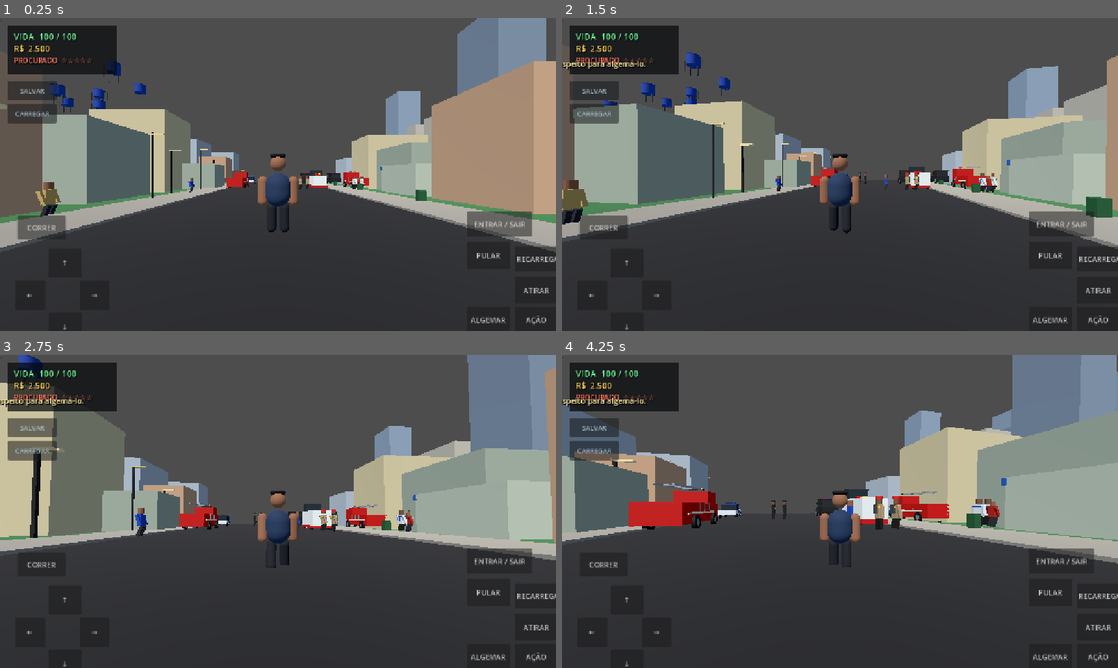
Above: before the commit, frames 1-4 (two rows, left to right).
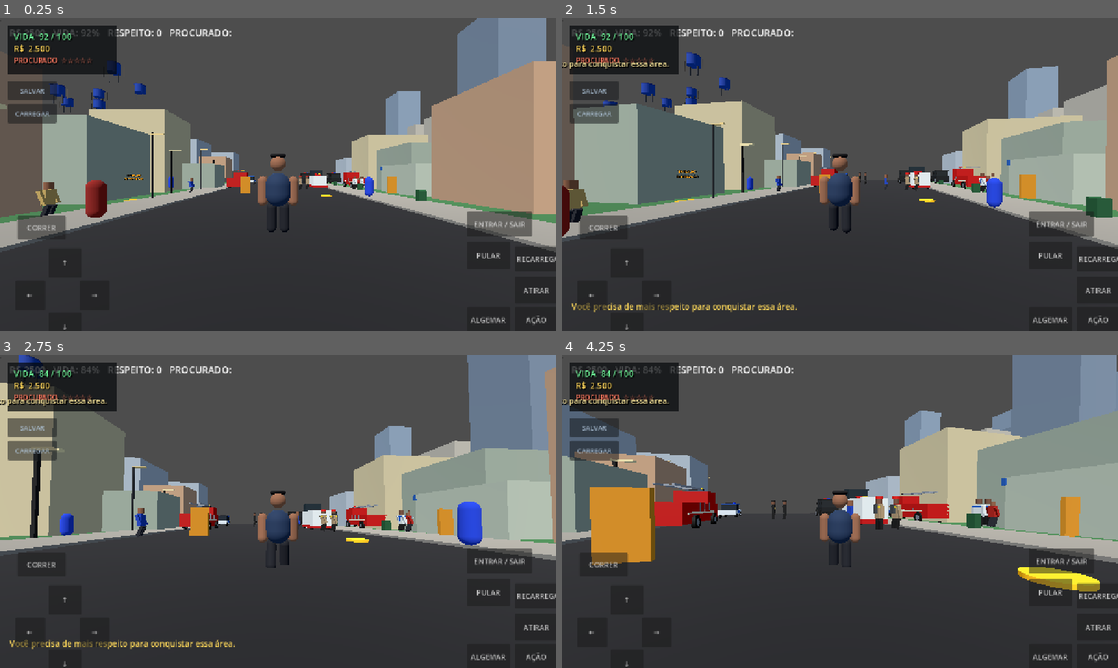
Above: after the commit, the same moments.

Repository: augustoantongato-sys/Caramelo-rp
Game: Godot game, scene res://scenes/main.tscn
The game is run twice, just before and just after one commit, with the same random seed, the same clock (stepped at 60 frames per second) and the same inputs.
Inputs (mouse positions are in pixels of both pictures, inside the frame that each line leads up to):
- Up to frame 1 (0.25 s): no input
- Up to frame 2 (1.5 s): tap Enter at 0.5 s; move the mouse to (867, 174) at 0.52 s; hold W (move_forward) from 0.53 s (still down); tap G (arrest) at 0.6 s; tap Space (jump) at 0.77 s; move the mouse to (812, 174) at 1.27 s; tap T (conquer_area) at 1.35 s
- Up to frame 3 (2.75 s): keep holding W (move_forward); tap Space (jump) at 1.52 s; move the mouse to (289, 505) at 2.02 s; tap 3 (hire_scout) at 2.1 s
- Up to frame 4 (4.25 s): keep holding W (move_forward); move the mouse to (834, 517) at 2.77 s; tap 1 (hire_security) at 2.85 s; tap Space (jump) at 3.02, 3.77 s; move the mouse to (878, 514) at 3.52 s; tap 2 (hire_vendor) at 3.6 s

The runs differ from the first frame. In frame 1, 1.3% of the frame differs, in the area x 1-72%, y 3-64%; in frame 2, 2.0%; in frame 3, 2.6%; in frame 4, 4.7%, in the area x 0-97%, y 3-76%.
Error before the commit: Parse Error: Cannot infer the type of "near_contact" variable because the value doesn't have a set type. (res://scripts/game_manager.gd:77)

Commit message:
Fixar inferência de tipos no gerenciador de jogo

Diff:
--- a/scripts/game_manager.gd
+++ b/scripts/game_manager.gd
@@ -74,10 +74,10 @@
     var player := get_tree().get_first_node_in_group("player")
     if not is_instance_valid(player):
         return
-    var near_contact := player.global_position.distance_to(Vector3(5, 0, -8)) < 3.5
+    var near_contact: bool = player.global_position.distance_to(Vector3(5, 0, -8)) < 3.5
     var nearby_job := job_system.get_nearby_job(player.global_position)
     var has_active_job := job_system.active_job >= 0
-    var near_management := player.global_position.distance_to(Vector3(-4, 0, -12)) < 4.0
+    var near_management: bool = player.global_position.distance_to(Vector3(-4, 0, -12)) < 4.0
     if near_management and Input.is_action_just_pressed("hire_security"):
         territory_manager.recruit("seguranca")
     if near_management and Input.is_action_just_pressed("hire_vendor"):
@@ -86,8 +86,8 @@
         territory_manager.recruit("olheiros")
     if Input.is_action_just_pressed("conquer_area"):
         territory_manager.conquer("Morro do Caramelo")
-    var near_starter := player.global_position.distance_to(starter_home_door) < 3.0
-    var near_apartment := player.global_position.distance_to(apartment_door) < 3.0
+    var near_starter: bool = player.global_position.distance_to(starter_home_door) < 3.0
+    var near_apartment: bool = player.global_position.distance_to(apartment_door) < 3.0
     interaction_hint.visible = near_contact or near_starter or near_apartment or inside_property or near_management or nearby_job >= 0 or has_active_job
     if has_active_job:
         interaction_hint.text = "TRABALHO ATIVO: siga o marcador verde"
